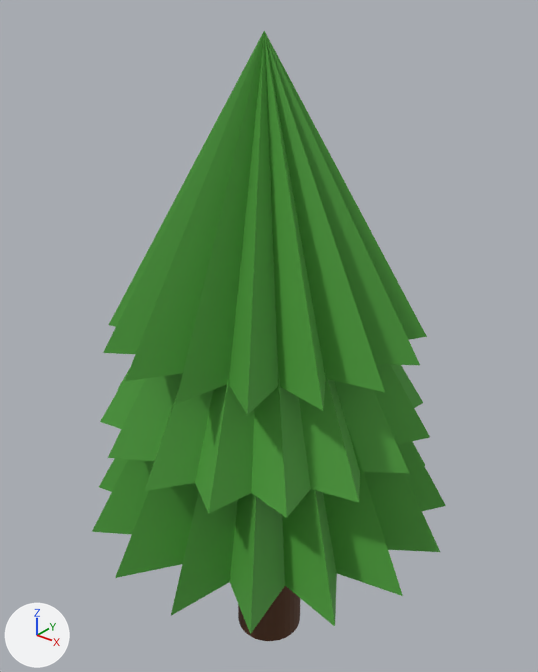
What one commit did to the FBX model Assets/Models/Tree.fbx.
One viewpoint serves both versions: a 50 mm camera at (2.56, -3.2, 4.3) aimed at (-0.07, 0.09, 2.26). Arrows for +X, +Y and +Z are at lower left; the lights stay in place. Where no turn or scale is listed for an object, it has been applied to the vertices.

In view in the first picture: 'Tree'.
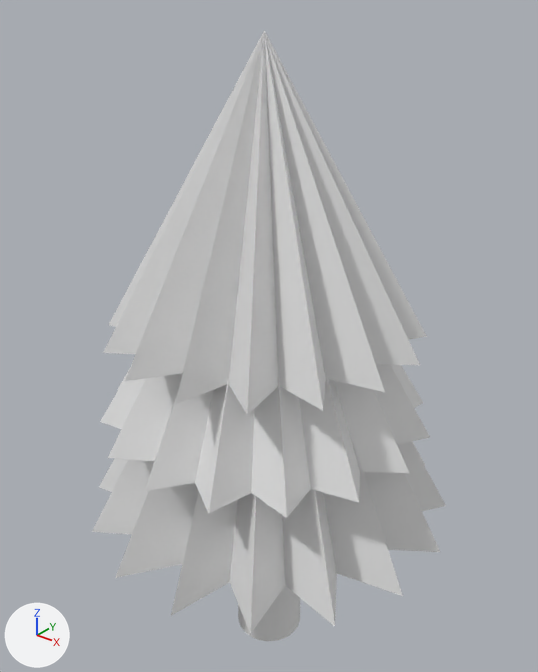
Where the newer file only moved an object's origin or applied its transform, the numbers keep the older frame.

What differs and where, as boxes [x1, y1, x2, y2] in the pictures (538 x 672 px):
```json
{"part": 1, "of": "me_cylinder_001", "change": "recoloured", "before": [92, 31, 446, 634], "after": [92, 31, 446, 634], "on screen": "green to white"}
{"part": 2, "of": "me_cylinder_001", "change": "recoloured", "before": [238, 586, 300, 641], "after": [238, 586, 300, 641], "on screen": "brown to white"}
```

The change, as JSON lines over the scene's bpy script:
```json
{"op": "add", "block": "mat_tree", "code": ["mat_tree = principled_material('Tree')", "mat_tree.base_color = (0.8, 0.8, 0.8)  # white #e7e7e7", "mat_tree.roughness = 0.553"]}
{"block": "me_cylinder_001", "where": "me_cylinder_001.from_pydata(...)  # 163 vertices, 131 faces; spans x -1.16..1.16, y -1.16..1.16, z 0.0..4.05"}
{"block": "me_cylinder_001", "where": "# used by ob_tree; location = (0.0, 0.0, 0.0)"}
{"block": "me_cylinder_001", "change": "me_cylinder_001 part 1: all 99 faces that had it switch from mat_green (green #4d9e3a) to mat_tree (white #e7e7e7)"}
{"block": "me_cylinder_001", "change": "me_cylinder_001 part 2: all 32 faces that had it switch from mat_brown (brown #533118) to mat_tree (white #e7e7e7)"}
```
